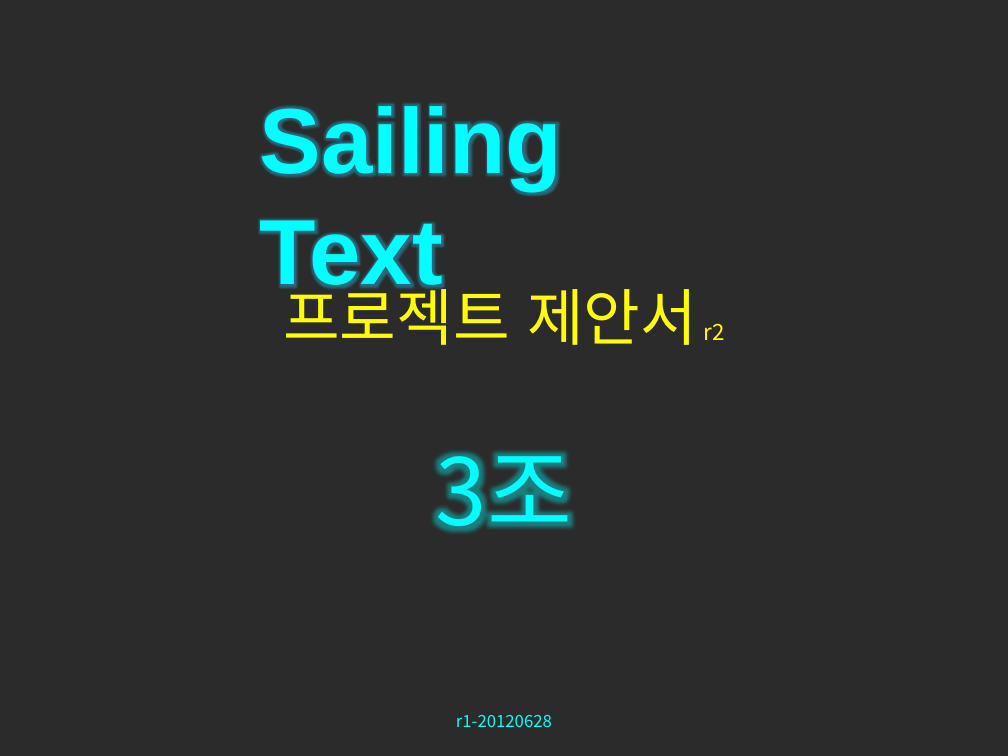
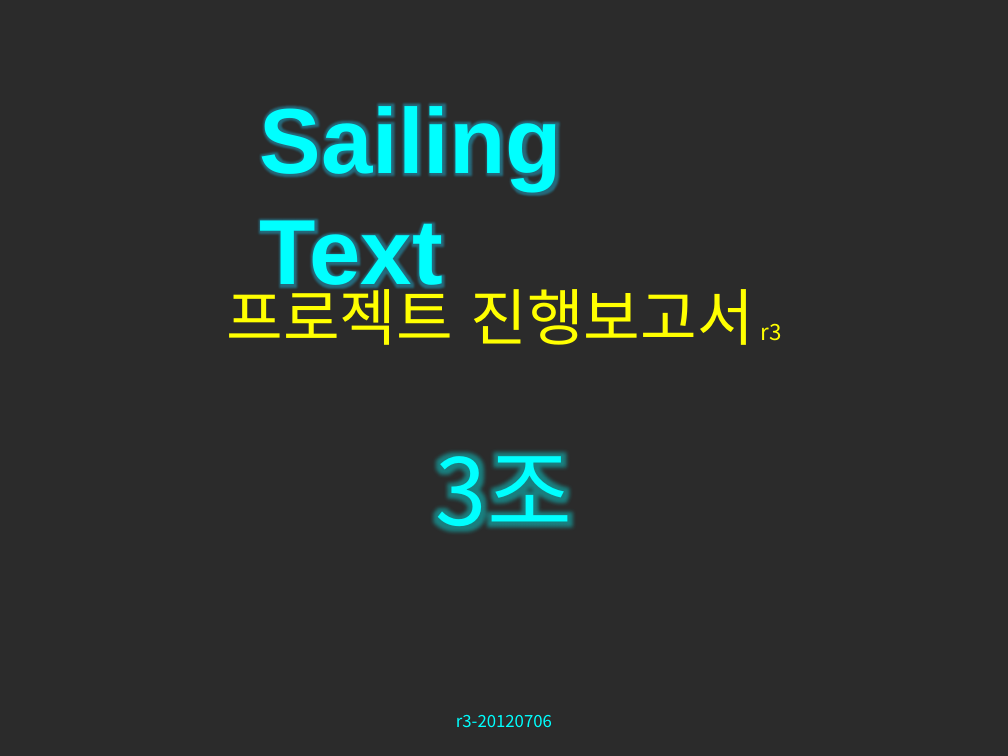
Before and after one commit to zwycid/dimension-drive-downside, a slide deck: slide 1 of presentation/중간발표.pptx. Drawn at 1008x756 pixels with LibreOffice and Linux fonts; fonts in the diff are those of the drawing; background and template pictures are left out; a plain dark background stands for a picture behind light text. Boxes give left, top, right and bottom in pixels: in the first picture for what was removed or moved away, otherwise in the second. Text is boxed around its words. In the diff, an @@ line names an element or a change of style, - is before the commit and + after.

```diff
--- a/presentation/중간발표.pptx
+++ b/presentation/중간발표.pptx
@@ title at (x1=226, y1=277, x2=781, y2=345): text changed @@
-프로젝트 제안서 r2
+프로젝트 진행보고서 r3
@@ text at (x1=456, y1=715, x2=552, y2=727): text changed @@
-r1-20120628
+r3-20120706
```
Also in this commit, not shown: 24 other slides changed, 1 slide added, 2 other files.
